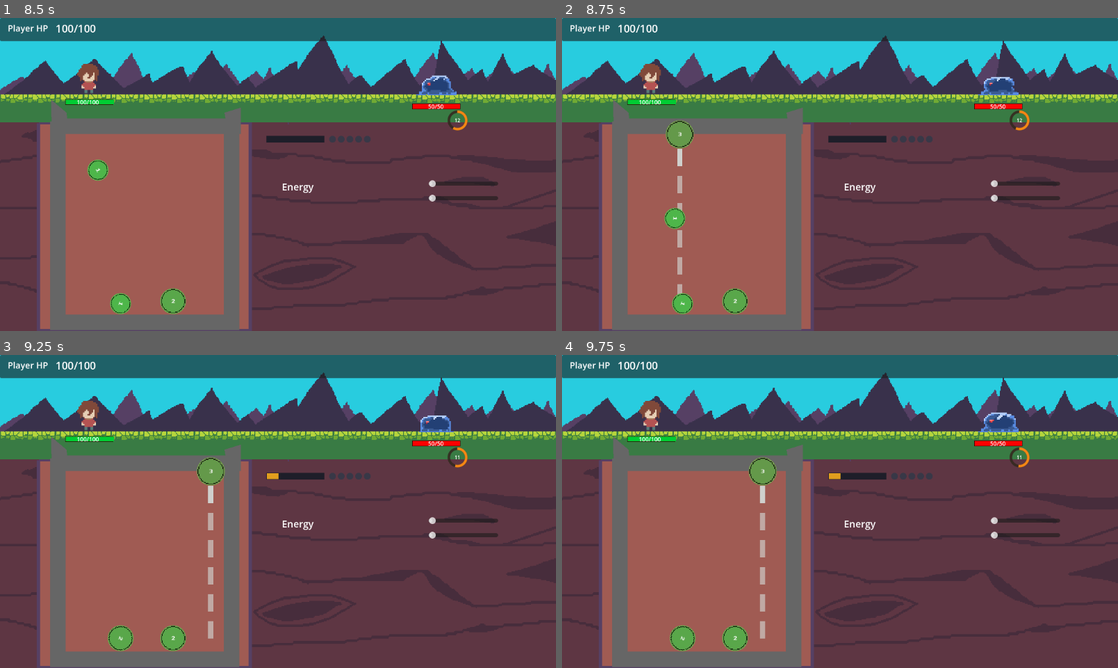
Above: before the commit, frames 1-4 (two rows, left to right).
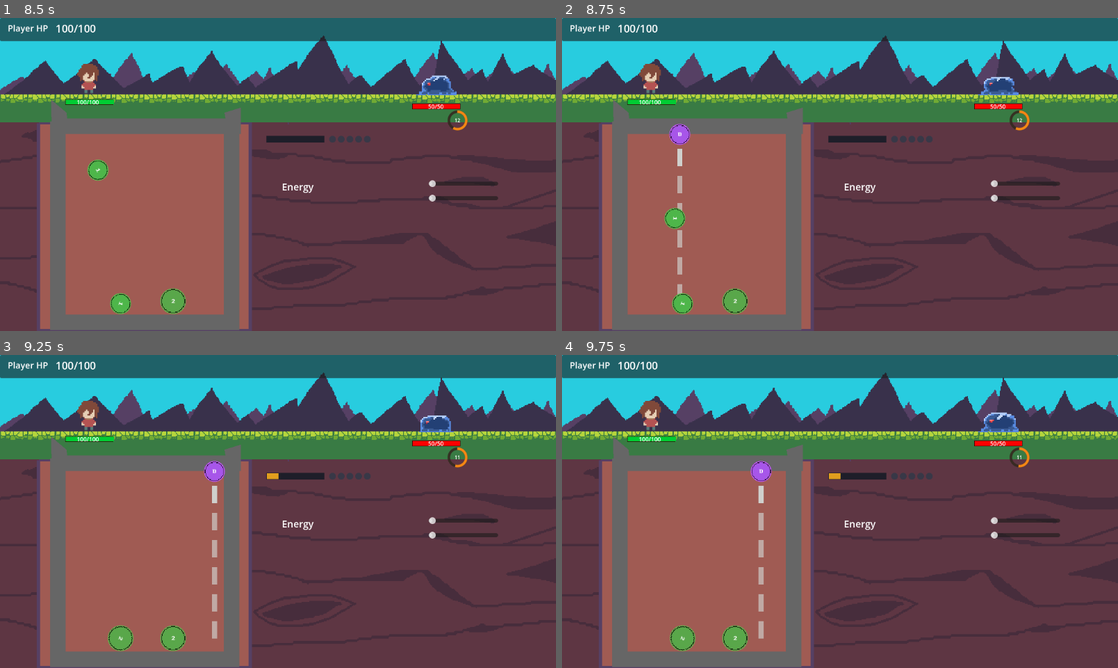
Above: after the commit, the same moments.

Repository: nmh6063-star/GameDesign-FinalProject
Game: Godot game, scene res://scenes/main.tscn
Same seed, same stepped clock (60 frames per second), same inputs: the game is played once before the commit and once after it.
Inputs (mouse positions are in pixels of both pictures, inside the frame that each line leads up to):
- Up to frame 1 (8.5 s): tap Enter (enter_level) at 0.5, 1.35, 4.35, 7.35 s; move the mouse to (250, 237) at 0.52 s; hold X (shoot) 0.53-1.28 s; hold W (Move_Up) 0.53-2.03 s; move the mouse to (444, 221) at 1.27 s; tap X (shoot) at 1.55, 2.85, 4.55, 5.85, 7.55 s; move the mouse to (111, 127) at 2.02 s; hold X (shoot) 2.03-2.78 s; hold S (Move_Down) 2.03-4.28 s; click (111, 127) at 2.1 s; move the mouse to (305, 174) at 2.77 s; move the mouse to (194, 96) at 3.52 s; hold X (shoot) 3.53-4.28 s; move the mouse to (400, 158) at 4.27 s; hold D (Move_Right) 4.28-5.03 s; move the mouse to (166, 190) at 5.02 s; hold W (Move_Up) 5.03-5.78 s; hold X (shoot) 5.03-5.78 s; click (166, 190) at 5.1 s; move the mouse to (333, 105) at 5.77 s; hold D (Move_Right) 5.78-8.03 s; move the mouse to (250, 237) at 6.52 s; hold X (shoot) 6.53-7.28 s; move the mouse to (444, 221) at 7.27 s; move the mouse to (111, 127) at 8.02 s; hold S (Move_Down) from 8.03 s (still down); hold X (shoot) from 8.03 s (still down); click (111, 127) at 8.1 s
- Up to frame 2 (8.75 s): keep holding S (Move_Down); keep holding X (shoot)
- Up to frame 3 (9.25 s): keep holding S (Move_Down); move the mouse to (305, 511) at 8.77 s; release X (shoot) at 8.78 s; tap X (shoot) at 8.85 s
- Up to frame 4 (9.75 s): move the mouse to (756, 433) at 9.52 s; release S (Move_Down) at 9.53 s; hold W (Move_Up) from 9.53 s (still down); hold X (shoot) from 9.53 s (still down)

Frame 1 is identical in both runs. In frame 2, 0.4% of the frame differs, in the area x 18-24%, y 32-42%; in frame 3, 0.9%, in the area x 35-41%, y 32-91%; in frame 4, 0.5%.

Commit message:
renamed files

Diff:
--- a/project.godot
+++ b/project.godot
@@ -18,7 +18,7 @@
 
 [autoload]
 
-RunState="*res://script/core/run_state.gd"
+RunState="*res://script/run/run_state.gd"
 
 [display]
 
--- a/scenes/main.tscn
+++ b/scenes/main.tscn
@@ -1,15 +1,15 @@
 [gd_scene format=3 uid="uid://tt07u0d3npdi"]
 
 [ext_resource type="Script" uid="uid://bu5eudvsydkcp" path="res://script/ball/game_ball.gd" id="1_o5qli"]
-[ext_resource type="Script" path="res://script/battle/battle_controller.gd" id="2_gm"]
+[ext_resource type="Script" path="res://script/battle/flow/controller.gd" id="2_gm"]
 [ext_resource type="Texture2D" uid="uid://cb5hmafbmxhfj" path="res://assets/WoodBack.png" id="3_o6xl0"]
 [ext_resource type="Texture2D" uid="uid://c705s3lh6osjc" path="res://assets/slime-Sheet.png" id="3_sugp2"]
 [ext_resource type="Texture2D" uid="uid://dxxvadmvkcnn5" path="res://assets/grassland.png" id="3_tipki"]
-[ext_resource type="Script" uid="uid://3vgvq8and53h" path="res://script/entities/enemy.gd" id="4_enemy"]
+[ext_resource type="Script" uid="uid://3vgvq8and53h" path="res://script/enemy/enemy.gd" id="4_enemy"]
 [ext_resource type="Texture2D" uid="uid://cux7863nh88cw" path="res://assets/CapsuleBall.png" id="5_85g3d"]
 [ext_resource type="FontFile" uid="uid://ygxh47ffy164" path="res://assets/dogica/TTF/dogicabold.ttf" id="6_choun"]
 [ext_resource type="Texture2D" uid="uid://qtn02f1n8vj8" path="res://assets/Sample.png" id="9_eb6dy"]
-[ext_resource type="Script" uid="uid://cwd3n2iac6d77" path="res://script/entities/player.gd" id="9_trceg"]
+[ext_resource type="Script" uid="uid://cwd3n2iac6d77" path="res://script/player/player.gd" id="9_trceg"]
 [ext_resource type="Script" uid="uid://cddiivxjsx5a1" path="res://script/ui/line_indicator.gd" id="11_ya4ey"]
 [ext_resource type="PackedScene" uid="uid://dyoj8165ej3ax" path="res://scenes/indicator_sprite.tscn" id="12_eb6dy"]
 [ext_resource type="Texture2D" uid="uid://dx12fl0tb44r5" path="res://assets/Target.png" id="14_a8y0u"]
@@ -17,6 +17,7 @@
 [ext_resource type="Resource" path="res://content/balls/attack_ball.tres" id="16_attack_ball"]
 [ext_resource type="Resource" path="res://content/enemies/slime.tres" id="17_enemy_data"]
 [ext_resource type="Script" path="res://script/ui/timer_ring.gd" id="18_timer_ring"]
+[ext_resource type="Script" path="res://script/battle/ui/hud.gd" id="19_battle_ui"]
 
 [sub_resource type="PhysicsMaterial" id="PhysicsMaterial_ball"]
 friction = 2.5
@@ -252,6 +253,7 @@
 position = Vector2(248, 0)
 
 [node name="UI" type="CanvasLayer" parent="." unique_id=1800000000]
+script = ExtResource("19_battle_ui")
 
 [node name="TopBar" type="Panel" parent="UI" unique_id=1800000030]
 anchors_preset = 10
--- a/script/ball/game_ball.gd
+++ b/script/ball/game_ball.gd
@@ -1,7 +1,7 @@
 extends RigidBody2D
 class_name GameBall
 
-const BattleState := preload("res://script/battle/battle_state.gd")
+const BattleState := preload("res://script/battle/state/state.gd")
 const BallData := preload("res://script/ball/ball_data.gd")
 
 signal dropped
--- a/script/battle/battle_controller.gd
+++ /dev/null
@@ -1,300 +0,0 @@
-extends Node2D
-class_name BattleController
-
-const GameBall := preload("res://script/ball/game_ball.gd")
-const BallData := preload("res://script/ball/ball_data.gd")
-const BattleState := preload("res://script/battle/battle_state.gd")
-const BattleContext := preload("res://script/battle/battle_context.gd")
-const BattleRules := preload("res://script/battle/battle_rules.gd")
-const ShootAmmo := preload("res://script/combat/shoot_ammo.gd")
-const DAMAGE_FLOATER_SCENE := preload("res://scenes/damage_floater.tscn")
-
-const BALL_CONTENT_DIR := "res://content/balls"
-const MERGE_SETTLE_TIME := 0.5
-const TURN_END_DELAY := 0.0
-const BURST_AREA_RADIUS := 320.0
-const SHOOT_BURST_STRENGTH_MULT := 10.0
-const PLAYER_DAMAGE_COLOR := Color(1, 0.3, 0.3)
-const ENEMY_DAMAGE_COLOR := Color(0.92, 0.58, 0.06)
-const HEAL_COLOR := Color(0.35, 0.92, 0.55)
-
-var _state := BattleState.new()
-var _ctx := BattleContext.new(self, _state)
-var _rules := BattleRules.new()
-var _spawn_pool: Array[BallData] = []
-var _spawn_position := Vector2.ZERO
-var _initialized := false
-var _turn_running := false
-
-@onready var _root := get_parent() as Node2D
-@onready var _template_ball := _root.get_node("Ball") as GameBall
-@onready var _line_indicator := _root.get_node("LineIndicator")
-@onready var _target := _root.get_node("Target") as Node2D
-@onready var _target_area := _target.get_node("Area2D") as Area2D
-@onready var _player := _root.get_node("PlayerHolder/Player")
-@onready var _enemy := _root.get_node("EnemyHolder/Enemy")
-@onready var _player_fill := _root.get_node("UI/PlayerHealthBar/Fill") as ColorRect
-@onready var _player_hp_text := _root.get_node("UI/PlayerHealthBar/HPText") as Label
-@onready var _player_hp_top := _root.get_node("UI/TopBar/PlayerHPText") as Label
-@onready var _energy_label := _root.get_node("UI/EnergyLabel") as Label
-@onready var _energy_badge_text := _root.get_node("UI/CostBadge/CostText") as Label
-@onready var _result_label := _root.get_node("UI/ResultLabel") as Label
-@onready var _shoot_ammo_hud := _root.get_node("UI/ShootAmmoHUD")
-@onready var _burst_slider := _root.get_node("UI/HSlider") as HSlider
-@onready var _damage_anchor_player := _root.get_node("UI/DamageAnchorPlayer")
-@onready var _damage_anchor_enemy := _root.get_node("UI/DamageAnchorEnemy")
-
-
-func _ready() -> void:
-	call_deferred("_initialize")
-
-
-func _initialize() -> void:
-	randomize()
-	_spawn_pool = _load_ball_pool()
-	assert(not _spawn_pool.is_empty(), "No ball content found in %s" % BALL_CONTENT_DIR)
-	_spawn_position = _template_ball.position
-	_state.reset_for_battle()
-	_target.z_index = 999
-	if not _enemy.action_requested.is_connected(_on_enemy_action_requested):
-		_enemy.action_requested.connect(_on_enemy_action_requested)
-	_template_ball.set_runtime(_state, _target)
-	_template_ball.set_collision_enabled(false)
-	_enemy.setup()
-	_result_label.visible = false
-	_track_ball(null)
-	_update_player_bar()
-	_update_energy_ui()
-	sync_shoot_ammo_hud()
-	ensure_ball_in_play()
-	_initialized = true
-
-
-func _physics_process(_delta: float) -> void:
-	if not _initialized:
-		return
-	if _state.resolving_board:
-		_rules.step_merge(_ctx)
-		_rules.resolve_ball_effects(_ctx)
-	_target.position = _root.get_local_mouse_position()
-	_target.visible = (
-		_state.phase == BattleState.Phase.PLAY
-		and Input.is_action_pressed("shoot")
-		and _state.shoot_ammo.can_shoot()
-	)
-	if Input.is_action_just_pressed("shoot"):
-		_shoot()
-
-
-func active_balls() -> Array:
-	var out: Array = []
-	for node in get_tree().get_nodes_in_group("ball"):
-		if not node is GameBall:
-			continue
-		var ball := node as GameBall
-		if ball == _template_ball or ball.set_up or not ball.visible or ball.is_queued_for_deletion():
-			continue
-		out.append(ball)
-	return out
-
-
-func active_enemy():
-	return _enemy
-
-
-func consume_ball(ball: GameBall) -> void:
-	if _state.current_ball == ball:
-		_state.current_ball = null
-		_track_ball(null)
-	ball.visible = false
-	ball.set_up = false
-	ball.remove_from_group("ball")
-	ball.queue_free()
-
-
-func spawn_ball_copy(source: GameBall, offset: Vector2 = Vector2.ZERO) -> GameBall:
-	return _spawn_ball(source.data, source.level, source.position + offset, false)
-
-
-func wake_playfield() -> void:
-	for node in get_tree().get_nodes_in_group("ball"):
-		if node is RigidBody2D and not (node as Node).is_queued_for_deletion():
-			(node as RigidBody2D).sleeping = false
-
-
-func heal_player(amount: int) -> void:
-	if amount <= 0:
-		return
-	RunState.heal_player(amount)
-	_update_player_bar()
-	_spawn_damage_floater_on_node(amount, _damage_anchor_player, HEAL_COLOR)
-
-
-func damage_enemy(amount: int) -> void:
-	if amount <= 0 or _enemy.current_health <= 0:
-		return
-	_enemy.flash()
-	_enemy.apply_damage(amount)
-	_spawn_damage_floater_on_node(amount, _damage_anchor_enemy, ENEMY_DAMAGE_COLOR)
-	if _enemy.current_health == 0:
-		_finish_battle("Game Clear")
-
-
-func damage_player(amount: int) -> void:
-	if amount <= 0 or RunState.player_health <= 0:
-		return
-	RunState.damage_player(amount)
-	_player.flash()
-	_update_player_bar()
-	_spawn_damage_floater_on_node(amount, _damage_anchor_player, PLAYER_DAMAGE_COLOR)
-	if RunState.player_health == 0:
-		_finish_battle("Game Over")
-
-
-func burst_knock_on_balls(origin_global: Vector2, strength_scale: float = 1.0) -> void:
-	var strength := _burst_slider.value * strength_scale
-	var radius_squared := BURST_AREA_RADIUS * BURST_AREA_RADIUS
-	for node in get_tree().get_nodes_in_group("ball"):
-		if not node is RigidBody2D:
-			continue
-		var body := node as RigidBody2D
-		if body == _template_ball or body.is_queued_for_deletion():
-			continue
-		var offset := body.global_position - origin_global
-		var distance_squared := offset.length_squared()
-		if distance_squared == 0.0 or distance_squared > radius_squared:
-			continue
-		body.apply_central_impulse(offset.normalized() * strength)
-
-
-func sync_shoot_ammo_hud() -> void:
-	_shoot_ammo_hud.sync_state(
-		_state.shoot_ammo.bullets,
-		_state.shoot_ammo.merge_progress,
-		ShootAmmo.MERGES_PER_BULLET,
-	)
-
-
-func ensure_ball_in_play() -> void:
-	if _state.phase != BattleState.Phase.PLAY or is_instance_valid(_state.current_ball):
-		return
-	var data := _roll_ball_data()
-	var ball := _spawn_ball(data, data.random_spawn_level(), _spawn_position, true)
-	_state.current_ball = ball
-	_track_ball(ball)
-
-
-func _spawn_ball(data: BallData, level: int, position: Vector2, is_set_up: bool) -> GameBall:
-	var ball := _template_ball.duplicate() as GameBall
-	_root.add_child(ball)
-	ball.position = position
-	ball.visible = true
-	ball.configure(data, level, _state, _target)
-	ball.set_collision_enabled(true)
-	ball.set_playfield_state(is_set_up)
-	if is_set_up:
-		ball.dropped.connect(_on_ball_dropped)
-	return ball
-
-
-func _shoot() -> void:
-	if _state.phase != BattleState.Phase.PLAY or not _state.shoot_ammo.try_consume_shot():
-		return
-	for body in _target_area.get_overlapping_bodies():
-		if not body is GameBall:
-			continue
-		damage_enemy((body as GameBall).level)
-		consume_ball(body as GameBall)
-	burst_knock_on_balls(_target.global_position, SHOOT_BURST_STRENGTH_MULT)
-	sync_shoot_ammo_hud()
-
-
-func _on_ball_dropped() -> void:
-	if _turn_running or _state.phase != BattleState.Phase.PLAY:
-		return
-	_turn_running = true
-	_state.current_ball = null
-	_track_ball(null)
-	_state.begin_resolution()
-	await get_tree().create_timer(MERGE_SETTLE_TIME).timeout
-	_state.lock_resolution()
-	if _result_label.visible:
-		_turn_running = false
-		return
-	await get_tree().create_timer(TURN_END_DELAY).timeout
-	if _result_label.visible:
-		_turn_running = false
-		return
-	_state.start_turn()
-	_update_energy_ui()
-	sync_shoot_ammo_hud()
-	ensure_ball_in_play()
-	_turn_running = false
-
-
-func _load_ball_pool() -> Array[BallData]:
-	var pool: Array[BallData] = []
-	for file_name in DirAccess.get_files_at(BALL_CONTENT_DIR):
-		if not file_name.ends_with(".tres"):
-			continue
-		var data := load("%s/%s" % [BALL_CONTENT_DIR, file_name]) as BallData
-		if data.spawn_weight > 0:
-			pool.append(data)
-	return pool
-
-
-func _roll_ball_data() -> BallData:
-	var total_weight := 0
-	for data in _spawn_pool:
-		total_weight += data.spawn_weight
-	var roll := randi_range(1, total_weight)
-	for data in _spawn_pool:
-		roll -= data.spawn_weight
-		if roll <= 0:
-			return data
-	return _spawn_pool[0]
-
-
-func _track_ball(ball) -> void:
-	_line_indicator.track_ball(ball)
-
-
-func _update_player_bar() -> void:
-	_player_fill.size.x = 100.0 * float(RunState.player_health) / float(RunState.player_max_health)
-	_player_hp_text.text = "%d/%d" % [RunState.player_health, RunState.player_max_health]
-	_player_hp_top.text = "%d/%d" % [RunState.player_health, RunState.player_max_health]
-
-
-func _update_energy_ui() -> void:
-	_energy_label.visible = true
-	_energy_label.text = "Energy"
-	_energy_badge_text.text = "%d/%d" % [_state.player_energy, _state.player_energy_max]
-
-
-func _spawn_damage_floater_on_node(amount: int, target, color: Color) -> void:
-	if amount <= 0:
-		return
-	var floater := DAMAGE_FLOATER_SCENE.instantiate()
-	_root.get_node("UI").add_child(floater)
-	if target is Node2D:
-		(floater as Label).global_position = (target as Node2D).global_position
-	elif target is Control:
-		(floater as Label).global_position = (target as Control).global_position
-	floater.play(amount, color)
-
-
-func _finish_battle(text: String) -> void:
-	_state.phase = BattleState.Phase.RESOLVE
-	_state.lock_resolution()
-	_state.current_ball = null
-	_turn_running = false
-	_track_ball(null)
-	_target.visible = false
-	_result_label.text = text
-	_result_label.visible = true
-
-
-func _on_enemy_action_requested() -> void:
-	if not _initialized or _result_label.visible:
-		return
-	_rules.resolve_enemy_turn(_ctx)
--- /dev/null
+++ b/script/battle/field/box.gd
@@ -0,0 +1,94 @@
+extends RefCounted
+class_name BattleBox
+
+const GameBall := preload("res://script/ball/game_ball.gd")
+const BallData := preload("res://script/ball/ball_data.gd")
+
+var _root: Node2D
+var _template_ball: GameBall
+var _state
+var _target: Node2D
+var _on_ball_dropped: Callable
+var _spawn_pool: Array[BallData] = []
+
+
+func _init(root: Node2D, template_ball: GameBall, state, target: Node2D, on_ball_dropped: Callable, content_dir: String) -> void:
+	_root = root
+	_template_ball = template_ball
+	_state = state
+	_target = target
+	_on_ball_dropped = on_ball_dropped
+	_spawn_pool = _load_ball_pool(content_dir)
+	assert(not _spawn_pool.is_empty(), "No ball content found in %s" % content_dir)
+	_template_ball.set_runtime(_state, _target)
+	_template_ball.set_collision_enabled(false)
+
+
+func active() -> Array:
+	var out: Array = []
+	for node in _root.get_tree().get_nodes_in_group("ball"):
+		if not node is GameBall:
+			continue
+		var ball := node as GameBall
+		if ball == _template_ball or ball.set_up or not ball.visible or ball.is_queued_for_deletion():
+			continue
+		out.append(ball)
+	return out
+
+
+func consume(ball: GameBall) -> void:
+	ball.visible = false
+	ball.set_up = false
+	ball.remove_from_group("ball")
+	ball.queue_free()
+
+
+func spawn_copy(source: GameBall, offset: Vector2 = Vector2.ZERO) -> GameBall:
+	return _spawn(source.data, source.level, source.position + offset, false)
+
+
+func spawn_setup_ball() -> GameBall:
+	var data := _roll_ball_data()
+	return _spawn(data, data.random_spawn_level(), _template_ball.position, true)
+
+
+func wake() -> void:
+	for node in _root.get_tree().get_nodes_in_group("ball"):
+		if node is RigidBody2D and not (node as Node).is_queued_for_deletion():
+			(node as RigidBody2D).sleeping = false
+
+
+func _spawn(data: BallData, level: int, position: Vector2, is_set_up: bool) -> GameBall:
+	var ball := _template_ball.duplicate() as GameBall
+	_root.add_child(ball)
+	ball.position = position
+	ball.visible = true
+	ball.configure(data, level, _state, _target)
+	ball.set_collision_enabled(true)
+	ball.set_playfield_state(is_set_up)
+	if is_set_up:
+		ball.dropped.connect(_on_ball_dropped)
+	return ball
+
+
+func _load_ball_pool(content_dir: String) -> Array[BallData]:
+	var pool: Array[BallData] = []
+	for file_name in DirAccess.get_files_at(content_dir):
+		if not file_name.ends_with(".tres"):
+			continue
+		var data := load("%s/%s" % [content_dir, file_name]) as BallData
+		if data.spawn_weight > 0:
+			pool.append(data)
+	return pool
+
+
+func _roll_ball_data() -> BallData:
+	var total_weight := 0
+	for data in _spawn_pool:
+		total_weight += data.spawn_weight
+	var roll := randi_range(1, total_weight)
+	for data in _spawn_pool:
+		roll -= data.spawn_weight
+		if roll <= 0:
+			return data
+	return _spawn_pool[0]
--- /dev/null
+++ b/script/battle/flow/controller.gd
@@ -0,0 +1,195 @@
+extends Node2D
+class_name BattleController
+
+const BattleBox := preload("res://script/battle/field/box.gd")
+const GameBall := preload("res://script/ball/game_ball.gd")
+const BattleHud := preload("res://script/battle/ui/hud.gd")
+const BattleState := preload("res://script/battle/state/state.gd")
+const BattleContext := preload("res://script/battle/flow/context.gd")
+const BattleRules := preload("res://script/battle/flow/rules.gd")
+
+const BALL_CONTENT_DIR := "res://content/balls"
+const MERGE_SETTLE_TIME := 0.5
+const BURST_AREA_RADIUS := 320.0
+const SHOOT_BURST_STRENGTH_MULT := 10.0
+
+var _state := BattleState.new()
+var _ctx := BattleContext.new(self, _state)
+var _rules := BattleRules.new()
+var _box: BattleBox
+var _turn_running := false
+
+@onready var _root := get_parent() as Node2D
+@onready var _template_ball := _root.get_node("Ball") as GameBall
+@onready var _line_indicator := _root.get_node("LineIndicator")
+@onready var _target := _root.get_node("Target") as Node2D
+@onready var _target_area := _target.get_node("Area2D") as Area2D
+@onready var _player := _root.get_node("PlayerHolder/Player")
+@onready var _enemy := _root.get_node("EnemyHolder/Enemy")
+@onready var _hud := _root.get_node("UI") as BattleHud
+@onready var _burst_slider := _root.get_node("UI/HSlider") as HSlider
+
+
+func _ready() -> void:
+	set_physics_process(false)
+	call_deferred("_initialize")
+
+
+func _initialize() -> void:
+	randomize()
+	_state.reset_for_battle()
+	_box = BattleBox.new(_root, _template_ball, _state, _target, _on_ball_dropped, BALL_CONTENT_DIR)
+	_target.z_index = 999
+	if not _enemy.action_requested.is_connected(_on_enemy_action_requested):
+		_enemy.action_requested.connect(_on_enemy_action_requested)
+	_enemy.setup()
+	_hud.clear_result()
+	_track_ball(null)
+	_hud.sync_player(RunState.player_health, RunState.player_max_health)
+	_hud.sync_energy(_state.player_energy, _state.player_energy_max)
+	sync_shoot_ammo_hud()
+	ensure_ball_in_play()
+	set_physics_process(true)
+
+
+func _physics_process(_delta: float) -> void:
+	if _state.resolving_board:
+		_rules.step_merge(_ctx)
+		_rules.resolve_ball_effects(_ctx)
+	_target.position = _root.get_local_mouse_position()
+	_target.visible = (
+		_state.phase == BattleState.Phase.PLAY
+		and Input.is_action_pressed("shoot")
+		and _state.shoot_ammo.can_shoot()
+	)
+	if Input.is_action_just_pressed("shoot"):
+		_shoot()
+
+
+func active_balls() -> Array:
+	return _box.active()
+
+
+func active_enemy():
+	return _enemy
+
+
+func consume_ball(ball: GameBall) -> void:
+	if _state.current_ball == ball:
+		_state.current_ball = null
+		_track_ball(null)
+	_box.consume(ball)
+
+
+func spawn_ball_copy(source: GameBall, offset: Vector2 = Vector2.ZERO) -> GameBall:
+	return _box.spawn_copy(source, offset)
+
+
+func wake_playfield() -> void:
+	_box.wake()
+
+
+func heal_player(amount: int) -> void:
+	if amount <= 0:
+		return
+	RunState.heal_player(amount)
+	_hud.sync_player(RunState.player_health, RunState.player_max_health)
+	_hud.show_heal(amount)
+
+
+func damage_enemy(amount: int) -> void:
+	if amount <= 0 or _enemy.current_health <= 0:
+		return
+	_enemy.flash()
+	_enemy.apply_damage(amount)
+	_hud.show_enemy_damage(amount)
+	if _enemy.current_health == 0:
+		_finish_battle("Game Clear")
+
+
+func damage_player(amount: int) -> void:
+	if amount <= 0 or RunState.player_health <= 0:
+		return
+	RunState.damage_player(amount)
+	_player.flash()
+	_hud.sync_player(RunState.player_health, RunState.player_max_health)
+	_hud.show_player_damage(amount)
+	if RunState.player_health == 0:
+		_finish_battle("Game Over")
+
+
+func burst_knock_on_balls(origin_global: Vector2, strength_scale: float = 1.0) -> void:
+	var strength := _burst_slider.value * strength_scale
+	var radius_squared := BURST_AREA_RADIUS * BURST_AREA_RADIUS
+	for node in get_tree().get_nodes_in_group("ball"):
+		if not node is RigidBody2D:
+			continue
+		var body := node as RigidBody2D
+		if body == _template_ball or body.is_queued_for_deletion():
+			continue
+		var offset := body.global_position - origin_global
+		var distance_squared := offset.length_squared()
+		if distance_squared == 0.0 or distance_squared > radius_squared:
+			continue
+		body.apply_central_impulse(offset.normalized() * strength)
+
+
+func sync_shoot_ammo_hud() -> void:
+	_hud.sync_shoot_ammo(_state.shoot_ammo.bullets, _state.shoot_ammo.merge_progress)
+
+
+func ensure_ball_in_play() -> void:
+	if _state.phase != BattleState.Phase.PLAY or is_instance_valid(_state.current_ball):
+		return
+	_state.current_ball = _box.spawn_setup_ball()
+	_track_ball(_state.current_ball)
+
+
+func _shoot() -> void:
+	if _state.phase != BattleState.Phase.PLAY or not _state.shoot_ammo.try_consume_shot():
+		return
+	for body in _target_area.get_overlapping_bodies():
+		if not body is GameBall:
+			continue
+		damage_enemy((body as GameBall).level)
+		consume_ball(body as GameBall)
+	burst_knock_on_balls(_target.global_position, SHOOT_BURST_STRENGTH_MULT)
+	sync_shoot_ammo_hud()
+
+
+func _on_ball_dropped() -> void:
+	if _turn_running or _state.phase != BattleState.Phase.PLAY:
+		return
+	_turn_running = true
+	_state.current_ball = null
+	_track_ball(null)
+	_state.begin_resolution()
+	await get_tree().create_timer(MERGE_SETTLE_TIME).timeout
+	_state.lock_resolution()
+	if _hud.has_result():
+		_turn_running = false
+		return
+	_state.start_turn()
+	_hud.sync_energy(_state.player_energy, _state.player_energy_max)
+	sync_shoot_ammo_hud()
+	ensure_ball_in_play()
+	_turn_running = false
+
+
+func _track_ball(ball) -> void:
+	_line_indicator.track_ball(ball)
+
+func _finish_battle(text: String) -> void:
+	_state.phase = BattleState.Phase.RESOLVE
+	_state.lock_resolution()
+	_state.current_ball = null
+	_turn_running = false
+	_track_ball(null)
+	_target.visible = false
+	_hud.show_result(text)
+
+
+func _on_enemy_action_requested() -> void:
+	if _hud.has_result():
+		return
+	_rules.resolve_enemy_turn(_ctx)
--- a/script/battle/battle_state.gd
+++ b/script/battle/state/state.gd
@@ -1,7 +1,7 @@
 extends RefCounted
 class_name BattleState
 
-const ShootAmmo := preload("res://script/combat/shoot_ammo.gd")
+const ShootAmmo := preload("res://script/battle/state/ammo.gd")
 
 enum Phase { PLAY, RESOLVE }
 
--- /dev/null
+++ b/script/battle/ui/hud.gd
@@ -0,0 +1,68 @@
+extends CanvasLayer
+class_name BattleHud
+
+const ShootAmmo := preload("res://script/battle/state/ammo.gd")
+const DAMAGE_FLOATER_SCENE := preload("res://scenes/damage_floater.tscn")
+const PLAYER_DAMAGE_COLOR := Color(1, 0.3, 0.3)
+const ENEMY_DAMAGE_COLOR := Color(0.92, 0.58, 0.06)
+const HEAL_COLOR := Color(0.35, 0.92, 0.55)
+
+@onready var _player_fill: ColorRect = $PlayerHealthBar/Fill
+@onready var _player_hp_text: Label = $PlayerHealthBar/HPText
+@onready var _player_hp_top: Label = $TopBar/PlayerHPText
+@onready var _energy_label: Label = $EnergyLabel
+@onready var _energy_badge_text: Label = $CostBadge/CostText
+@onready var _result_label: Label = $ResultLabel
+@onready var _shoot_ammo_hud = $ShootAmmoHUD
+@onready var _damage_anchor_player: Marker2D = $DamageAnchorPlayer
+@onready var _damage_anchor_enemy: Marker2D = $DamageAnchorEnemy
+
+
+func sync_player(health: int, max_health: int) -> void:
+	var text := "%d/%d" % [health, max_health]
+	_player_fill.size.x = 100.0 * float(health) / float(max_health)
+	_player_hp_text.text = text
+	_player_hp_top.text = text
+
+
+func sync_energy(current: int, max_value: int) -> void:
+	_energy_label.visible = true
+	_energy_badge_text.text = "%d/%d" % [current, max_value]
+
+
+func sync_shoot_ammo(bullets: int, merge_progress: int) -> void:
+	_shoot_ammo_hud.sync_state(bullets, merge_progress, ShootAmmo.MERGES_PER_BULLET)
+
+
+func show_player_damage(amount: int) -> void:
+	_show_damage(amount, _damage_anchor_player, PLAYER_DAMAGE_COLOR)
+
+
+func show_enemy_damage(amount: int) -> void:
+	_show_damage(amount, _damage_anchor_enemy, ENEMY_DAMAGE_COLOR)
+
+
+func show_heal(amount: int) -> void:
+	_show_damage(amount, _damage_anchor_player, HEAL_COLOR)
+
+
+func clear_result() -> void:
+	_result_label.visible = false
+
+
+func show_result(text: String) -> void:
+	_result_label.text = text
+	_result_label.visible = true
+
+
+func has_result() -> bool:
+	return _result_label.visible
+
+
+func _show_damage(amount: int, anchor: Marker2D, color: Color) -> void:
+	if amount <= 0:
+		return
+	var floater = DAMAGE_FLOATER_SCENE.instantiate()
+	add_child(floater)
+	(floater as Label).global_position = anchor.global_position
+	floater.play(amount, color)
Not shown, added: script/battle/field/box.gd.uid
Renamed: script/battle/battle_context.gd -> script/battle/flow/context.gd
Renamed: script/battle/battle_context.gd.uid -> script/battle/flow/context.gd.uid
Renamed: script/battle/battle_controller.gd.uid -> script/battle/flow/controller.gd.uid
Renamed: script/battle/battle_rules.gd -> script/battle/flow/rules.gd
Renamed: script/battle/battle_rules.gd.uid -> script/battle/flow/rules.gd.uid
Renamed: script/combat/shoot_ammo.gd -> script/battle/state/ammo.gd
Renamed: script/combat/shoot_ammo.gd.uid -> script/battle/state/ammo.gd.uid
Renamed: script/battle/battle_state.gd.uid -> script/battle/state/state.gd.uid
Not shown, added: script/battle/ui/hud.gd.uid
Renamed: script/entities/enemy.gd -> script/enemy/enemy.gd
Renamed: script/entities/enemy.gd.uid -> script/enemy/enemy.gd.uid
(and 6 more such lines)
